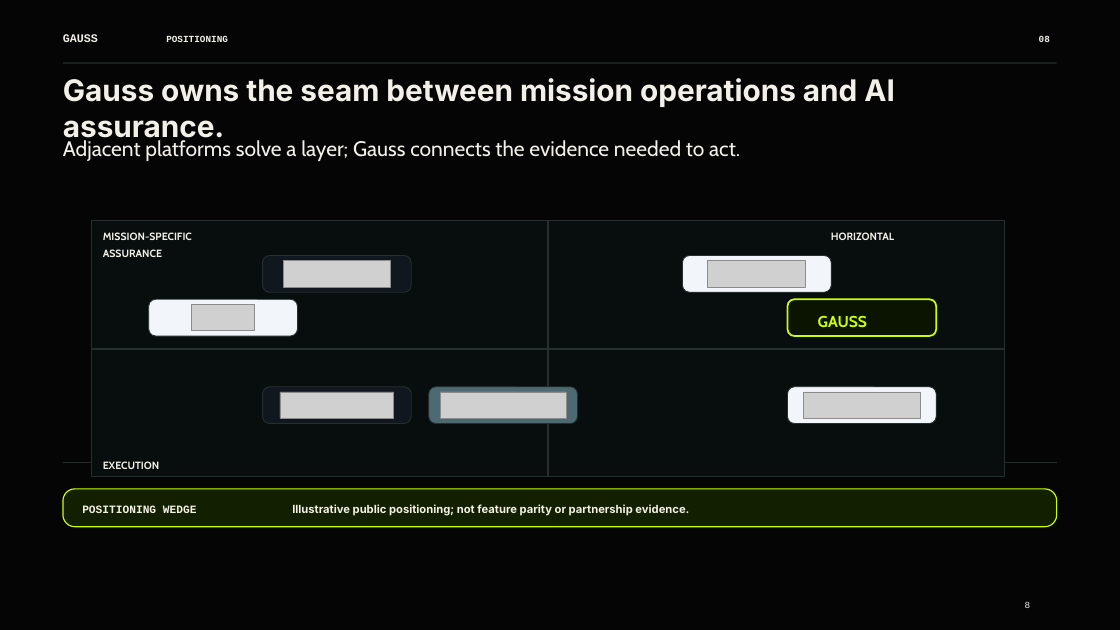
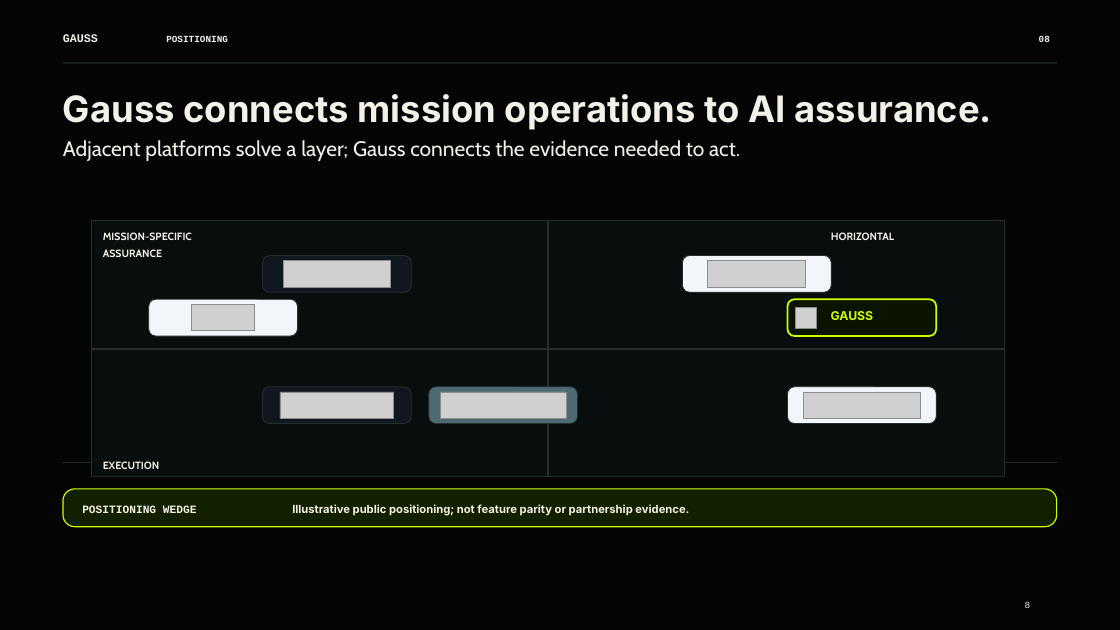
Before and after one commit to Pallas117/Gauss-Aurora.0-, a slide deck: slide 8 of reports/presentation/Gauss_Aurora_Investor_Deck_pptxgenjs.pptx. Drawn at 1120x630 pixels with LibreOffice and Linux fonts; fonts in the diff are those of the drawing; grey boxes stand for pictures; background and template pictures are left out. Boxes give left, top, right and bottom in pixels: in the first picture for what was removed or moved away, otherwise in the second. Text is boxed around its words. In the diff, an @@ line names an element or a change of style, - is before the commit and + after.

Commit message:
Align title slide logo lockup

```diff
--- a/reports/presentation/Gauss_Aurora_Investor_Deck_pptxgenjs.pptx
+++ b/reports/presentation/Gauss_Aurora_Investor_Deck_pptxgenjs.pptx
@@ text at (x1=63, y1=94, x2=992, y2=130): text changed; size 25.5 to 31.2 pt @@
-Gauss owns the seam between mission operations and AI assurance.
+Gauss connects mission operations to AI assurance.
@@ picture added at (x1=796, y1=308, x2=817, y2=329) @@
@@ text "GAUSS" moved from (x1=818, y1=315, x2=867, y2=328) to (x1=831, y1=311, x2=873, y2=320) @@
@@ text "GAUSS" at (x1=831, y1=311, x2=873, y2=320): size 13.5 to 10.5 pt, font Cabin to Inter; vertical alignment top to middle @@
```
Also in this commit, not shown: 10 other slides changed.
